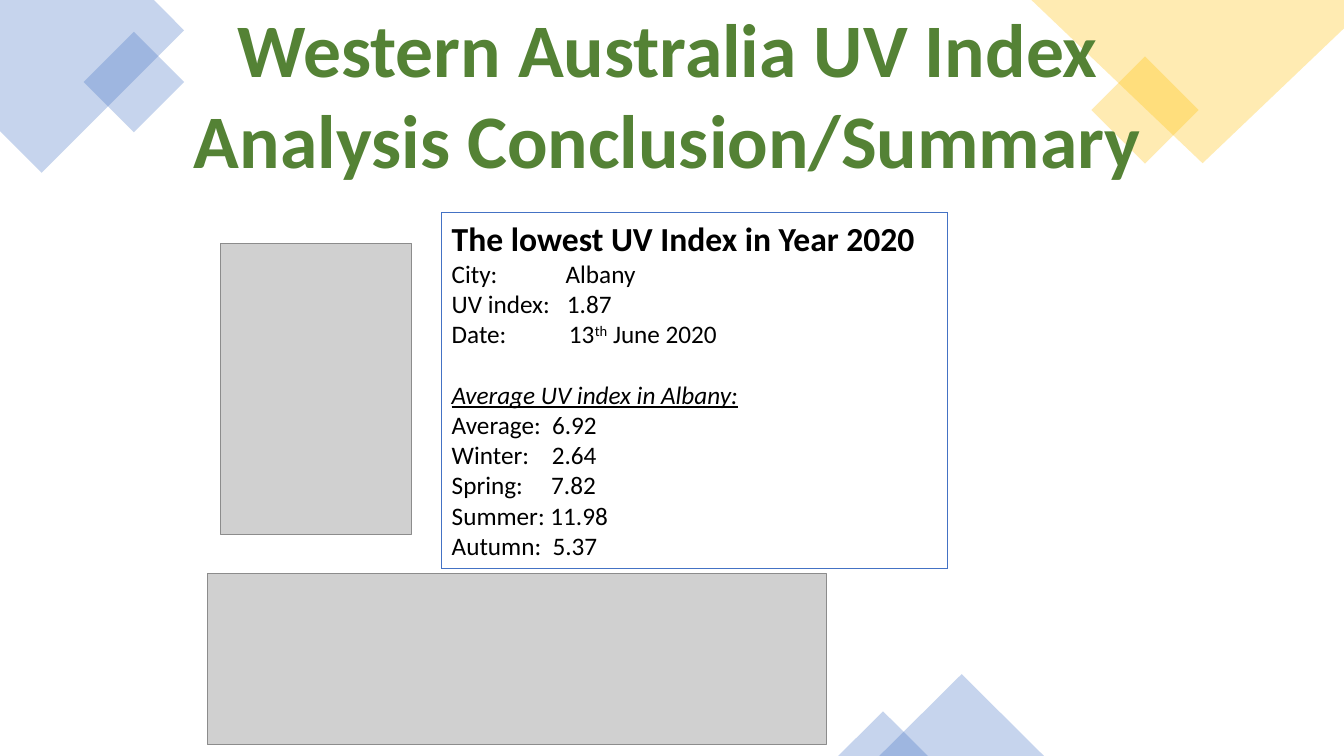
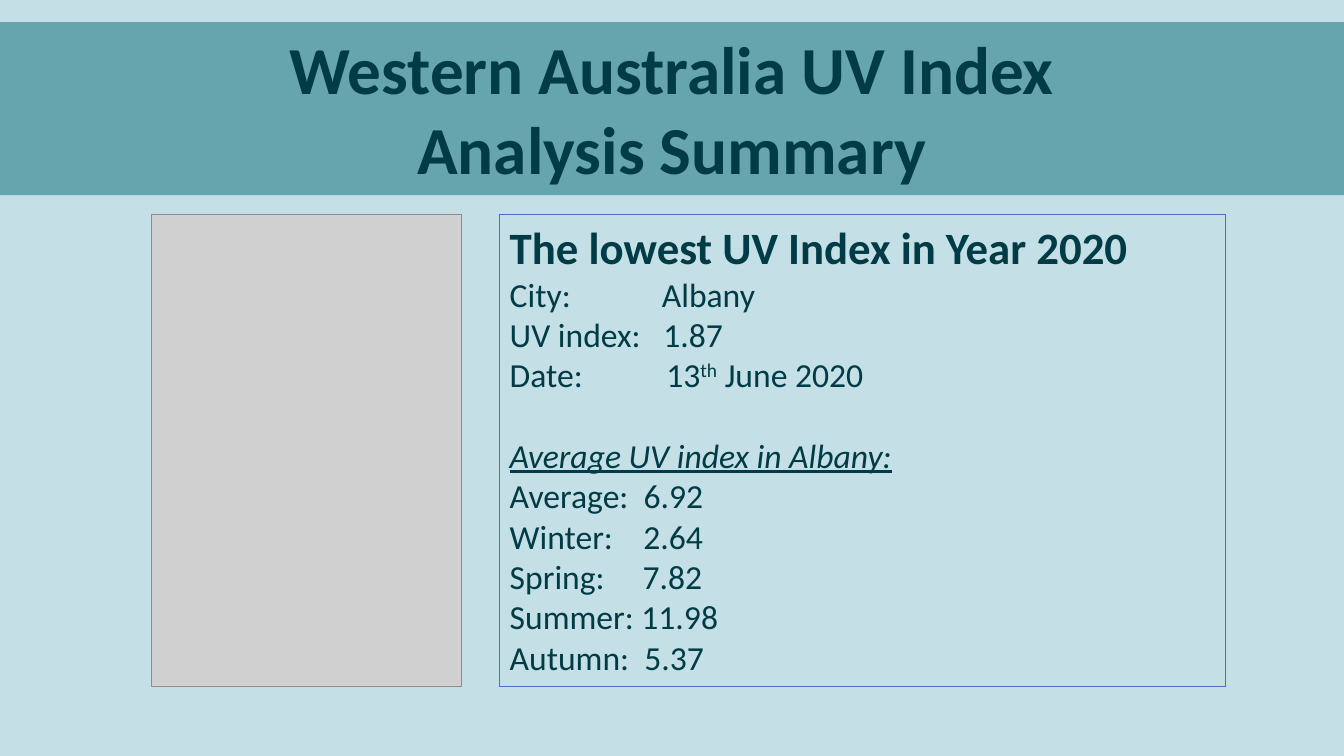
Before and after one commit to parastoorazavi/Data-Analytics-Project-2, a slide deck: slide 10 of Presentation.pptx. Drawn at 1344x756 pixels with LibreOffice and Linux fonts; fonts in the diff are those of the drawing; grey boxes stand for pictures. Boxes give left, top, right and bottom in pixels: in the first picture for what was removed or moved away, otherwise in the second. Text is boxed around its words. In the diff, an @@ line names an element or a change of style, - is before the commit and + after.

```diff
--- a/Presentation.pptx
+++ b/Presentation.pptx
@@ background #FFFFFF to #C4DFE6 @@
@@ rectangle "Western Australia UV Index": place and size @@
-rectangle "Western Australia UV Index" at box(194, 15, 1140, 180)
+rectangle "Western Australia UV Index" at box(0, 22, 1344, 196)
@@ rectangle "Western Australia UV Index" at box(0, 22, 1344, 196): fill none to #66A5AD @@
@@ freeform shape removed at box(0, 0, 185, 173) @@
@@ freeform shape removed at box(1031, 0, 1344, 163) @@
@@ rectangle removed at box(84, 32, 185, 133) @@
@@ text in rectangle at box(289, 47, 1054, 95): size 54 to 48 pt, text colour #548235 to #003B46 in "Western Australia UV Index" @@
@@ rectangle removed at box(1091, 57, 1198, 164) @@
@@ text in rectangle at box(417, 127, 926, 185): text changed; size 54 to 48 pt; text colour #548235 to #003B46 @@
-Analysis Conclusion/Summary
+Analysis Summary
@@ picture: place and size @@
-picture at box(221, 243, 412, 534)
+picture at box(151, 215, 461, 687)
@@ rectangle "The lowest UV Index in ...": place and size @@
-rectangle "The lowest UV Index in ..." at box(442, 213, 948, 569)
+rectangle "The lowest UV Index in ..." at box(500, 215, 1226, 687)
@@ rectangle "The lowest UV Index in ..." at box(500, 215, 1226, 687): size 24 to 32 pt in "The lowest UV Index in Year 2020"; text colour #000000 to #003B46; size 18 to 24 pt in "City: Albany", "UV index: 1.87", "Date: 13th June 2020", "Average UV index in Albany:" and 5 more places @@
@@ picture removed at box(207, 574, 826, 744) @@
@@ triangle removed at box(879, 675, 1044, 756) @@
@@ triangle removed at box(839, 712, 929, 756) @@
```
Also in this commit, not shown: 11 other slides changed, 5 other files.
